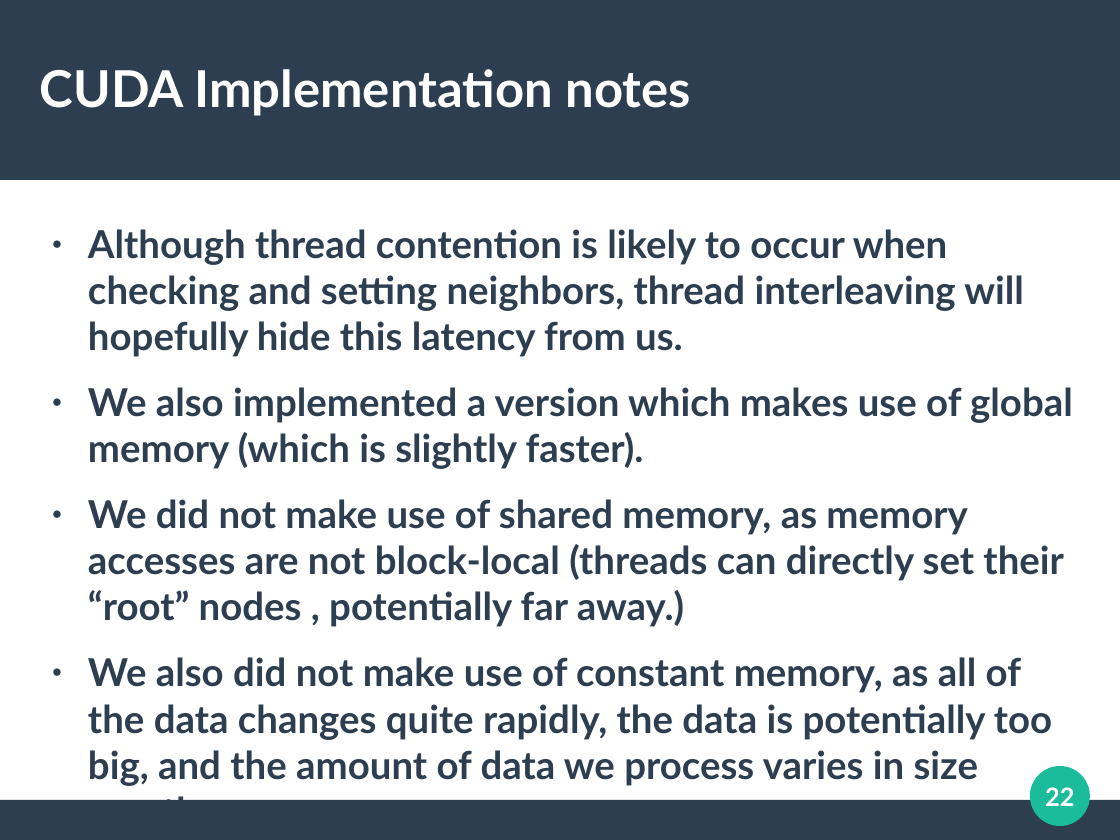
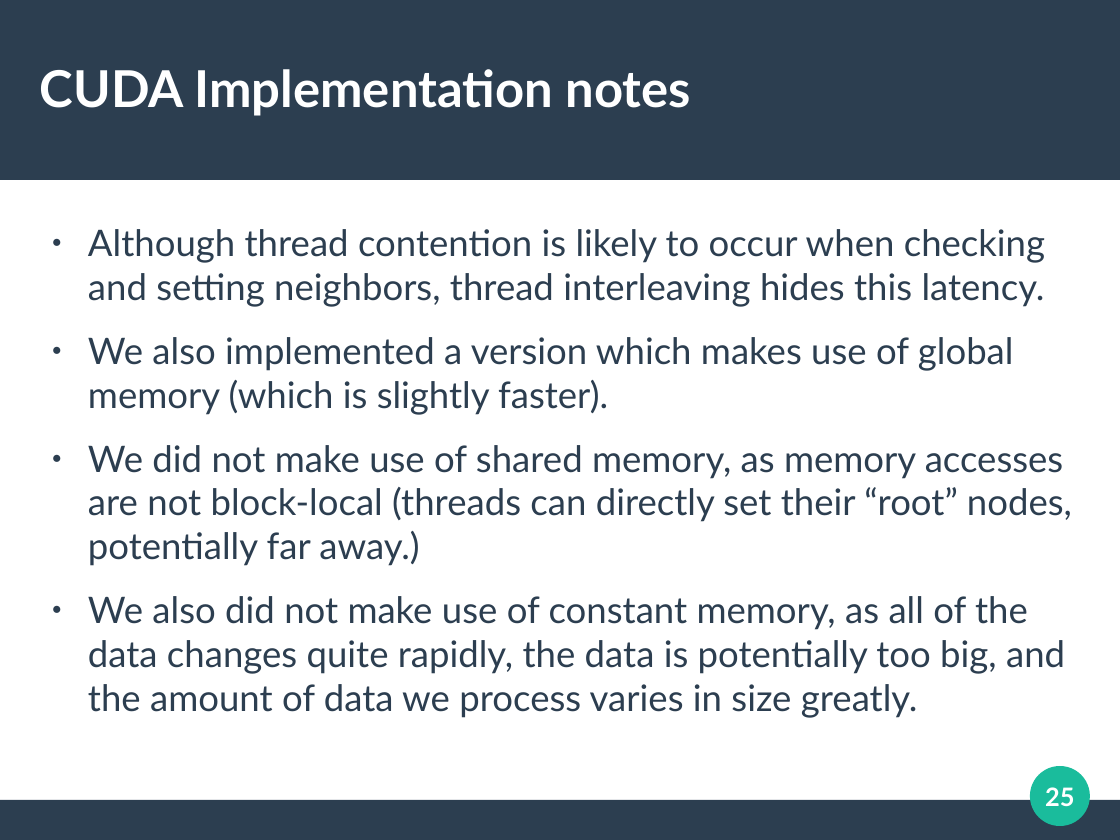
Before and after one commit to cycraig/ConnectedComponentsLabelling, a slide deck: slide 25 of presentation/Presentation.odp (slide 22 before the commit). Drawn at 1120x840 pixels with LibreOffice and Linux fonts; fonts in the diff are those of the drawing. Boxes give left, top, right and bottom in pixels: in the first picture for what was removed or moved away, otherwise in the second. Text is boxed around its words. In the diff, an @@ line names an element or a change of style, - is before the commit and + after.

```diff
--- a/presentation/Presentation.odp
+++ b/presentation/Presentation.odp
@@ text at box(88, 229, 1045, 307): text changed; size 27.2 to 25.9 pt; bold off @@
-● Although thread contention is likely to occur when checking and setting neighbors, thread interleaving will hopefully hide this latency from us.
+● Although thread contention is likely to occur when checking and setting neighbors, thread interleaving hides this latency.
@@ text at box(88, 337, 1065, 718): size 27.2 to 25.9 pt, bold off in "We also implemented a version which makes ...", "We also did not make use of ..." @@
@@ text at box(88, 445, 1072, 566): text changed; size 27.2 to 25.9 pt; bold off @@
-● We did not make use of shared memory, as memory accesses are not block-local (threads can directly set their “root” nodes , potentially far away.)
+● We did not make use of shared memory, as memory accesses are not block-local (threads can directly set their “root” nodes, potentially far away.)
@@ page number at box(1045, 787, 1074, 806): text changed @@
-22
+25
```
Also in this commit, not shown: 26 other slides changed, 4 slides added, 1 slide removed, 4 other files.
